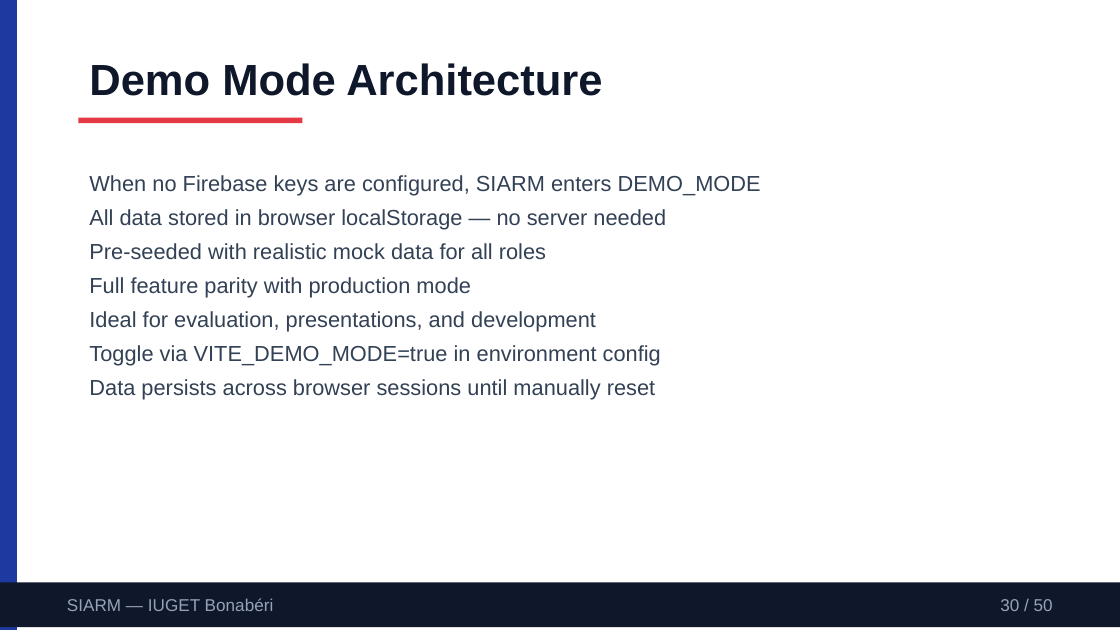
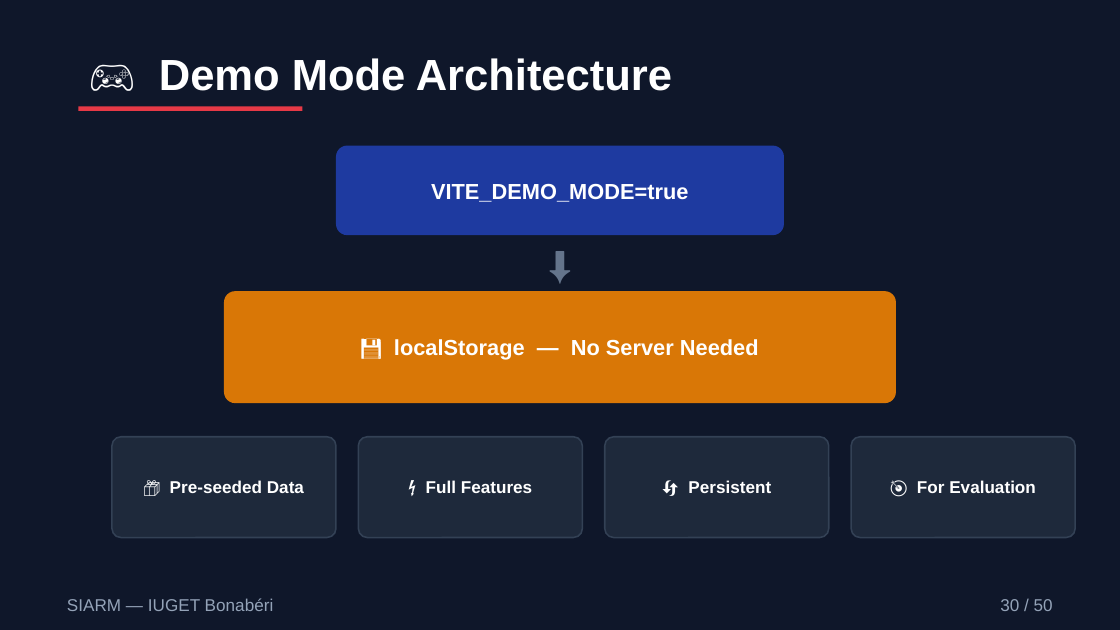
Before and after one commit to leaticiadipocko-wq/schoolproject, a slide deck: slide 30 of deliverables/SIARM-Defense-Presentation.pptx. Drawn at 1120x630 pixels with LibreOffice and Linux fonts; fonts in the diff are those of the drawing. Boxes give left, top, right and bottom in pixels: in the first picture for what was removed or moved away, otherwise in the second. Text is boxed around its words. In the diff, an @@ line names an element or a change of style, - is before the commit and + after.

Commit message:
fix: redesign PowerPoint with visual diagrams and icons instead of text
- Replaced text-heavy bullet points with visual diagrams and icons
- Added before/after comparison slides
- Added flow diagrams for processes (attendance, grades, fees)
- Added phone mockup for mobile learning
- Added browser mockup for landing page
- Added role pyramid visualization
- Added permission matrix grid
- Added timetable grid mockup
- Added chat widget mockup for chatbot
- Used emoji icons throughout for visual appeal

```diff
--- a/deliverables/SIARM-Defense-Presentation.pptx
+++ b/deliverables/SIARM-Defense-Presentation.pptx
@@ background #FFFFFF to #0F172A @@
@@ rectangle removed at (0,0,17,629) @@
@@ text at (159,58,672,91): text changed; text colour #0F172A to #FFFFFF @@
-Demo Mode Architecture
+🎮 Demo Mode Architecture
@@ rectangle: place and size @@
-rectangle at (78,118,302,123)
+rectangle at (78,106,302,111)
@@ rounded rectangle added at (336,146,784,235), fill #1E3AA0 @@
@@ text removed at (89,175,761,400) @@
-When no Firebase keys are configured, SIARM enters DEMO_MODE
-All data stored in browser localStorage — no server needed
-Pre-seeded with realistic mock data for all roles
-Full feature parity with production mode
-Ideal for evaluation, presentations, and development
-Toggle via VITE_DEMO_MODE=true in environment config
-Data persists across browser sessions until manually reset
@@ text added at (431,184,689,202), 14 pt, text #FFFFFF, bold @@
+VITE_DEMO_MODE=true
@@ text added at (504,235,616,291), 24 pt, text #64748B @@
+⬇️
@@ rounded rectangle added at (224,291,896,403), fill #D97706 @@
@@ text added at (394,339,759,360), 14 pt, text #FFFFFF, bold @@
+💾 localStorage — No Server Needed
@@ rounded rectangle added at (112,437,336,538), fill #1E293B, outline #334155 1 pt @@
@@ rounded rectangle added at (358,437,582,538), fill #1E293B, outline #334155 1 pt @@
@@ rounded rectangle added at (605,437,829,538), fill #1E293B, outline #334155 1 pt @@
@@ rounded rectangle added at (851,437,1075,538), fill #1E293B, outline #334155 1 pt @@
@@ text added at (170,480,304,493), 11 pt, text #FFFFFF, bold @@
+📦 Pre-seeded Data
@@ text added at (426,480,532,493), 11 pt, text #FFFFFF, bold @@
+⚡ Full Features
@@ text added at (688,480,771,493), 11 pt, text #FFFFFF, bold @@
+🔄 Persistent
@@ text added at (917,480,1036,493), 11 pt, text #FFFFFF, bold @@
+🎯 For Evaluation
```
Also in this commit, not shown: 40 other slides changed, 9 slides added, 9 slides removed, 1 other file.
